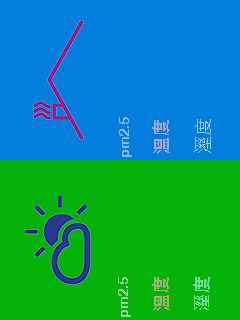
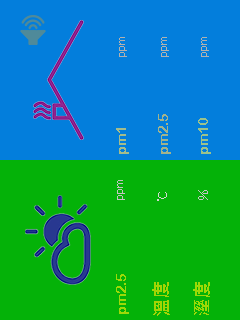
Layered file, before and after one edit (240×320). Changes by layer:
added layer "ppm" (1st of 4) above "ppm" over [161, 37, 169, 57]
added layer "ppm" (2nd of 4) above "℃" over [201, 37, 209, 57]
added layer "℃" above "％" over [157, 192, 167, 201]
added layer "％" above "ppm" over [198, 190, 208, 200]
added layer "ppm" (3rd of 4) above "ppm" over [117, 180, 125, 200]
added layer "ppm" (4th of 4) above "圖層 8" over [119, 37, 127, 57]
added layer "圖層 8" (30%) above "圖層 10 拷貝 2" over [20, 15, 46, 45]
renamed "溫度" to "pm2.5", painted on it over [152, 114, 171, 154]
renamed "pm2.5" to "pm1", painted on it over [116, 117, 132, 157]
renamed "溼度" to "pm10", painted on it over [194, 118, 211, 154]
painted on "溫度" over [152, 277, 170, 316]
painted on "pm2.5" (2nd of 2) over [116, 274, 131, 317]
painted on "溼度" over [193, 277, 210, 315]
